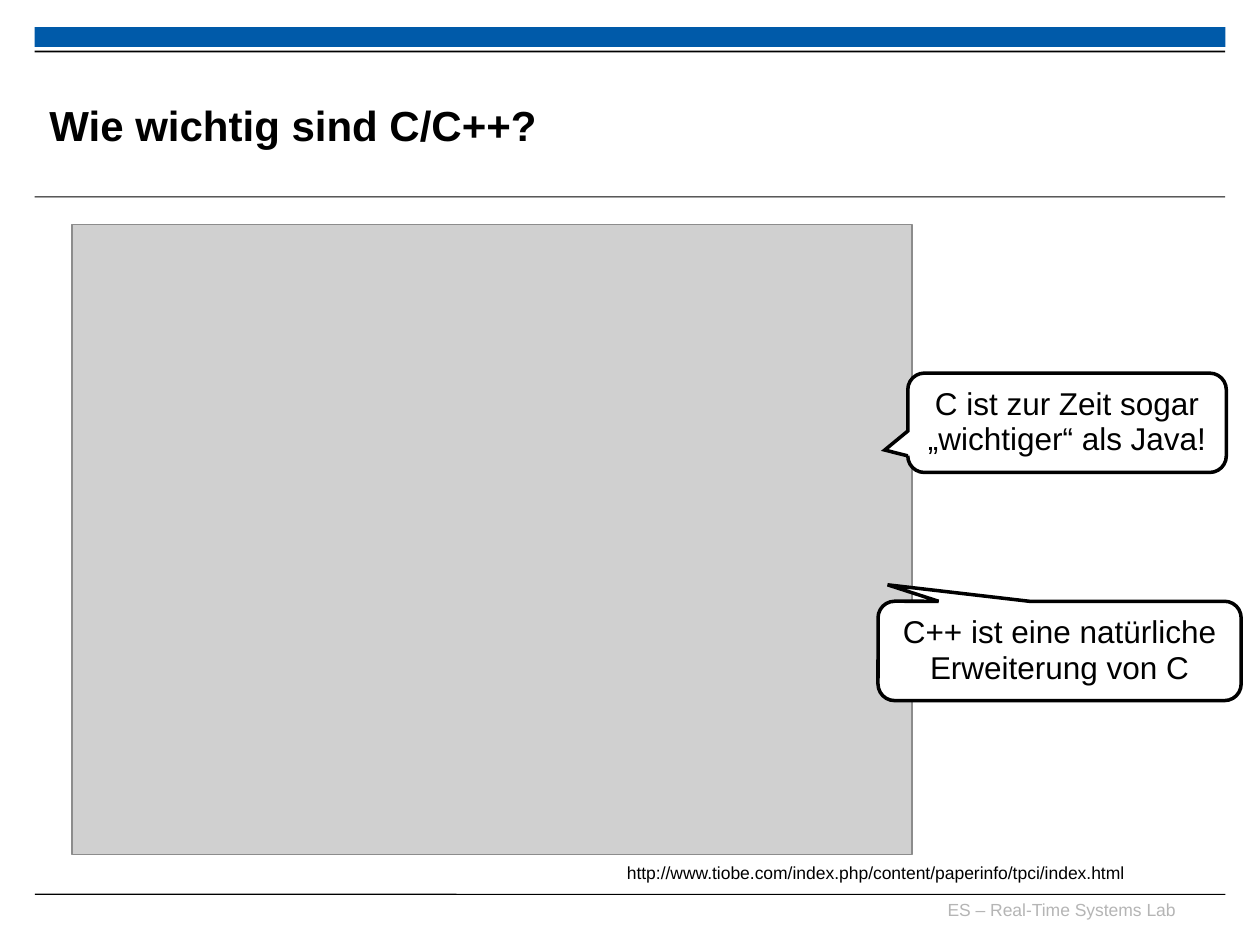
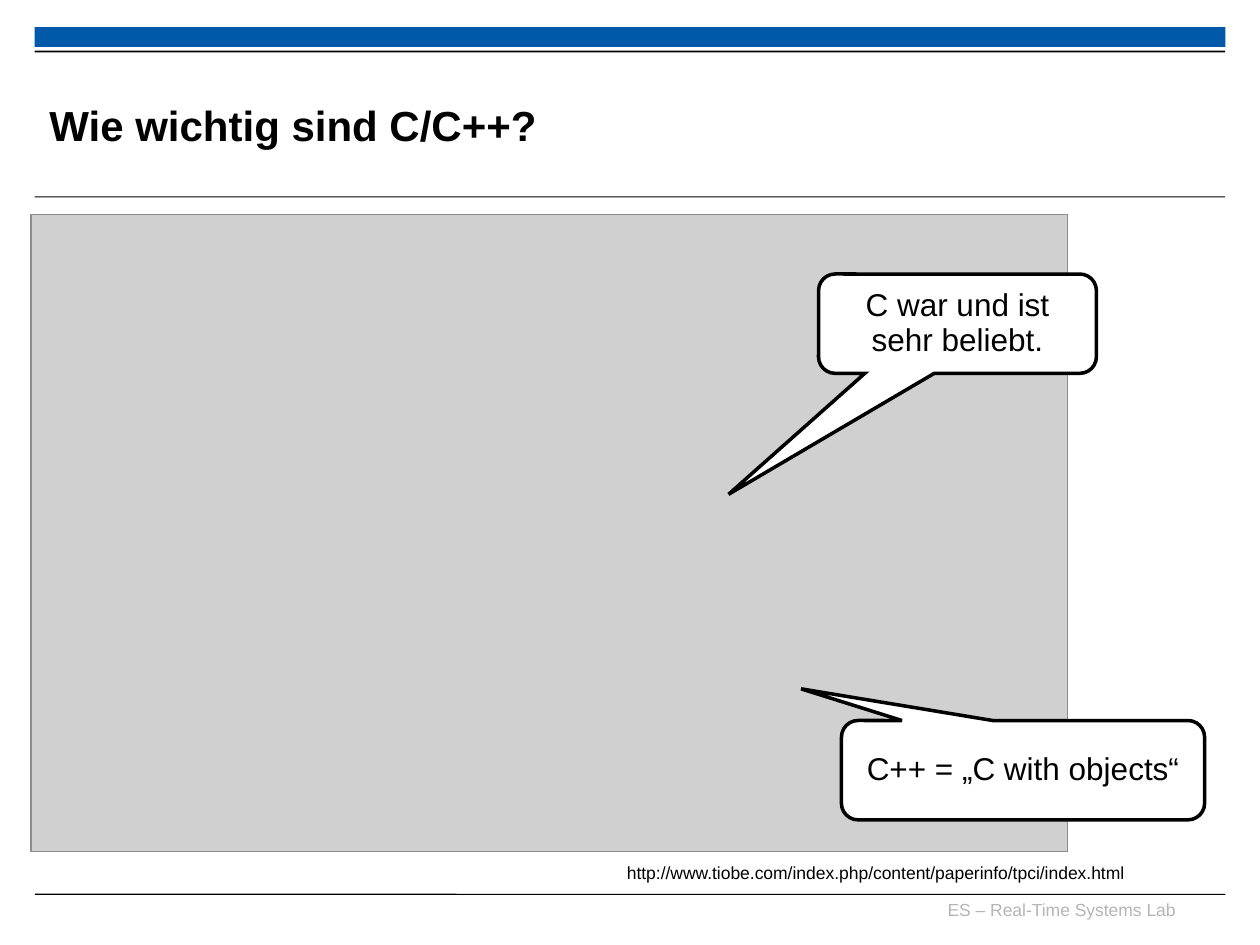
Before and after one commit to h82k/tud-cppp, a slide deck: slide 9 of Vorlesung/0 Organisatorisches_F6.ppt. Drawn at 1260x945 pixels with LibreOffice and Linux fonts; fonts in the diff are those of the drawing; grey boxes stand for pictures; background and template pictures are left out. Boxes give left, top, right and bottom in pixels: in the first picture for what was removed or moved away, otherwise in the second. Text is boxed around its words. In the diff, an @@ line names an element or a change of style, - is before the commit and + after.

```diff
--- a/Vorlesung/0 Organisatorisches_F6.ppt
+++ b/Vorlesung/0 Organisatorisches_F6.ppt
@@ picture resized from (x1=72, y1=224, x2=912, y2=854) to (x1=32, y1=214, x2=1068, y2=852) @@
@@ rounded speech box added at (x1=819, y1=275, x2=1097, y2=374), fill #FFFFFF, outline #000000 2.01 pt, 18 pt, text #000000 @@
+C war und ist sehr beliebt.
@@ rounded speech box removed at (x1=907, y1=373, x2=1226, y2=472) @@
-C ist zur Zeit sogar „wichtiger“ als Java!
@@ rounded speech box removed at (x1=878, y1=601, x2=1241, y2=701) @@
-C++ ist eine natürliche Erweiterung von C
@@ rounded speech box added at (x1=842, y1=721, x2=1205, y2=820), fill #FFFFFF, outline #000000 2.01 pt, 18 pt, text #000000 @@
+C++ = „C with objects“
```
Also in this commit, not shown: 7 other slides changed.
